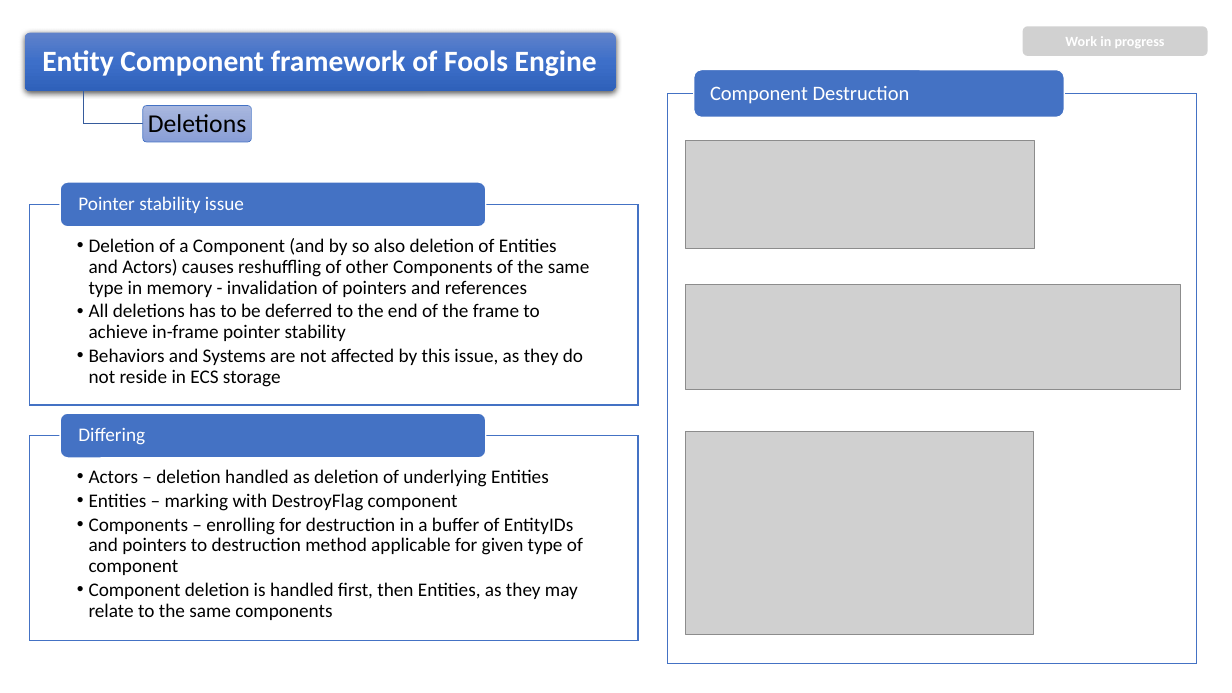
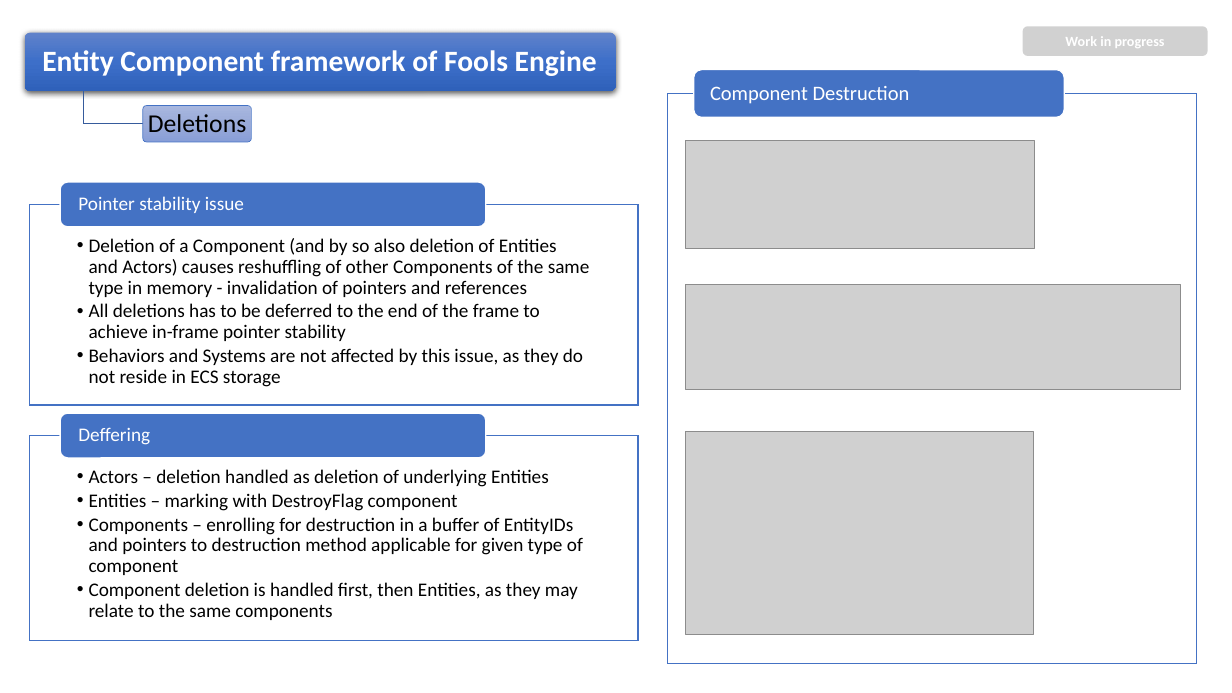
Before and after one commit to pawel-kaleta/FoolsEngine, a slide deck: slide 20 of Documentation/Entity Component Framework.pptx (slide 21 before the commit). Drawn at 1232x693 pixels with LibreOffice and Linux fonts; fonts in the diff are those of the drawing; grey boxes stand for pictures. Boxes give left, top, right and bottom in pixels: in the first picture for what was removed or moved away, otherwise in the second. Text is boxed around its words. In the diff, an @@ line names an element or a change of style, - is before the commit and + after.

```diff
--- a/Documentation/Entity Component Framework.pptx
+++ b/Documentation/Entity Component Framework.pptx
@@ text at bbox=[78, 427, 150, 445]: text changed @@
-Differing
+Deffering
```
Also in this commit, not shown: 6 other slides changed, 1 slide removed, 39 other files.
